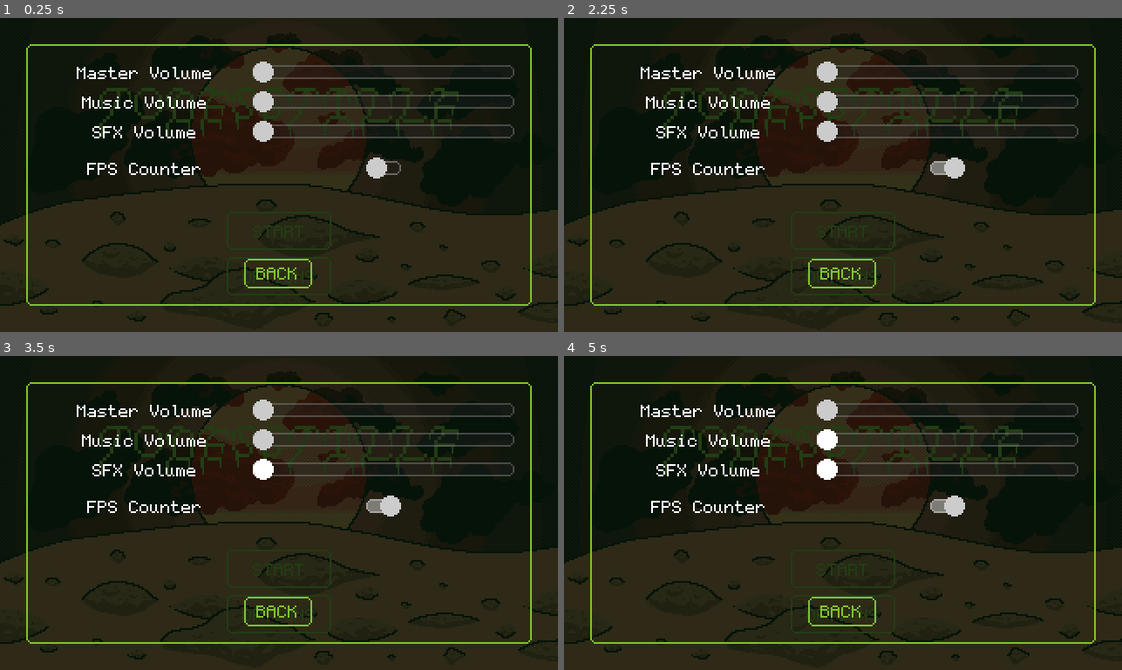
Above: before the commit, frames 1-4 (two rows, left to right).
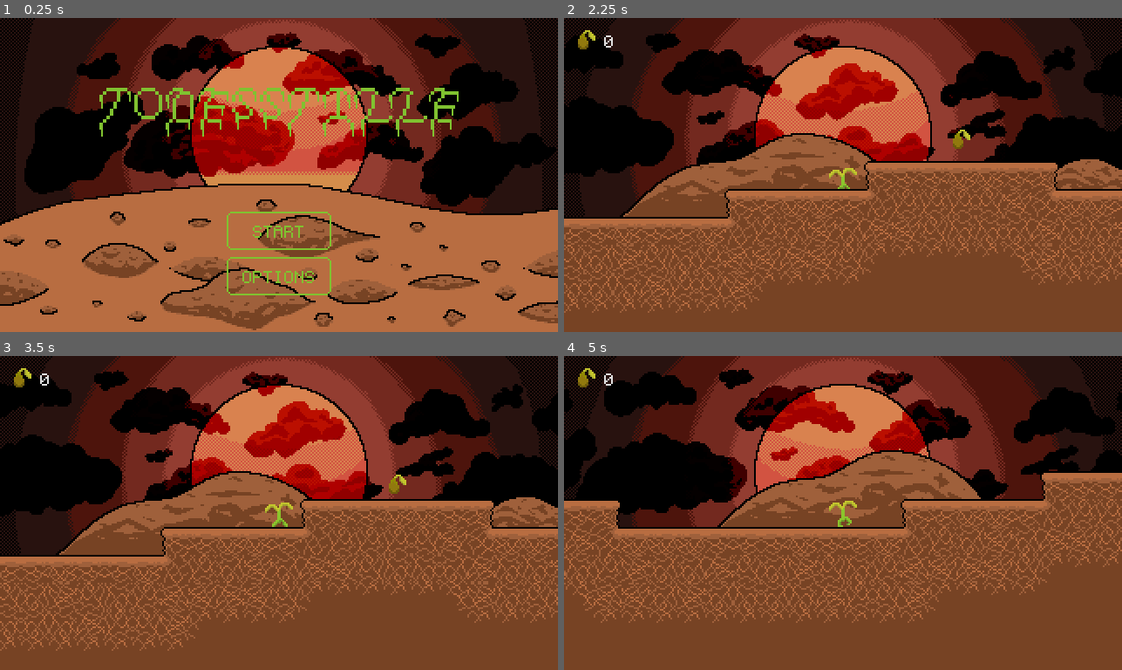
Above: after the commit, the same moments.

Repository: SuperTuxii/Todesstille
Game: Godot game, scene res://scenes/main.tscn
Two runs of this game, one before a commit and one after it. Both use one fixed random seed, a clock stepped at 60 frames per second and the inputs below.
Inputs (mouse positions are in pixels of both pictures, inside the frame that each line leads up to):
- Up to frame 1 (0.25 s): no input
- Up to frame 2 (2.25 s): click (949, 168) at 0.52 s; click "START" at 1.25 s; click "START" (after the commit: "SKIP") at 2 s
- Up to frame 3 (3.5 s): tap Enter at 2.75 s; move the mouse to (401, 497) at 2.77 s; hold Right (right) from 2.78 s (still down); tap Alt at 2.85 s; tap W (up) at 3.02 s
- Up to frame 4 (5 s): move the mouse to (731, 528) at 3.52 s; tap Shift at 3.6 s; tap W (up) at 3.77 s; move the mouse to (898, 443) at 4.27 s; release Right (right) at 4.28 s; hold Left (left) from 4.28 s (still down); tap Alt at 4.35 s

The runs differ from the first frame. In frame 1, 82% of the frame differs, in the area x 0-100%, y 0-100%; in frame 2, 87%; in frame 3, 87%; in frame 4, 88%.

Commit message:
Made the options functional. However the fps counter is not visible after starting the game and generally my code needs some reworking

Diff:
--- a/scenes/main.tscn
+++ b/scenes/main.tscn
@@ -412,6 +412,7 @@
 margin = Vector2(4, 1)
 
 [node name="OptionsMenu" parent="." instance=ExtResource("66_1epgm")]
+visible = false
 material = SubResource("ShaderMaterial_y57op")
 layout_mode = 1
 script = ExtResource("67_152kg")
@@ -434,46 +435,46 @@
 theme_override_constants/v_separation = 5
 columns = 2
 
-[node name="Label" type="Label" parent="OptionsMenu/MarginContainer/VBoxContainer/GridContainer"]
+[node name="MasterLabel" type="Label" parent="OptionsMenu/MarginContainer/VBoxContainer/GridContainer"]
 layout_mode = 2
 size_flags_horizontal = 3
 text = "Master Volume"
 horizontal_alignment = 1
 
-[node name="HSlider" type="HSlider" parent="OptionsMenu/MarginContainer/VBoxContainer/GridContainer"]
+[node name="MasterSlider" type="HSlider" parent="OptionsMenu/MarginContainer/VBoxContainer/GridContainer"]
 custom_minimum_size = Vector2(150, 0)
 layout_mode = 2
 size_flags_horizontal = 8
 
-[node name="Label2" type="Label" parent="OptionsMenu/MarginContainer/VBoxContainer/GridContainer"]
+[node name="MusicLabel" type="Label" parent="OptionsMenu/MarginContainer/VBoxContainer/GridContainer"]
 layout_mode = 2
 size_flags_horizontal = 3
 text = "Music Volume"
 horizontal_alignment = 1
 
-[node name="HSlider2" type="HSlider" parent="OptionsMenu/MarginContainer/VBoxContainer/GridContainer"]
+[node name="MusicSlider" type="HSlider" parent="OptionsMenu/MarginContainer/VBoxContainer/GridContainer"]
 custom_minimum_size = Vector2(150, 0)
 layout_mode = 2
 size_flags_horizontal = 8
 
-[node name="Label3" type="Label" parent="OptionsMenu/MarginContainer/VBoxContainer/GridContainer"]
+[node name="SFXLabel" type="Label" parent="OptionsMenu/MarginContainer/VBoxContainer/GridContainer"]
 layout_mode = 2
 size_flags_horizontal = 3
 text = "SFX Volume"
 horizontal_alignment = 1
 
-[node name="HSlider3" type="HSlider" parent="OptionsMenu/MarginContainer/VBoxContainer/GridContainer"]
+[node name="SFXSlider" type="HSlider" parent="OptionsMenu/MarginContainer/VBoxContainer/GridContainer"]
 custom_minimum_size = Vector2(150, 0)
 layout_mode = 2
 size_flags_horizontal = 8
 
-[node name="Label4" type="Label" parent="OptionsMenu/MarginContainer/VBoxContainer/GridContainer"]
+[node name="FPSLabel" type="Label" parent="OptionsMenu/MarginContainer/VBoxContainer/GridContainer"]
 layout_mode = 2
 size_flags_horizontal = 3
 text = "FPS Counter"
 horizontal_alignment = 1
 
-[node name="CheckButton" type="CheckButton" parent="OptionsMenu/MarginContainer/VBoxContainer/GridContainer"]
+[node name="FPSButton" type="CheckButton" parent="OptionsMenu/MarginContainer/VBoxContainer/GridContainer"]
 layout_mode = 2
 size_flags_horizontal = 4
 
@@ -486,8 +487,24 @@
 text = "BACK"
 margin = Vector2(15, 5)
 
+[node name="FPSCounter" type="Label" parent="."]
+visible = false
+z_index = 1
+layout_mode = 1
+anchors_preset = 5
+anchor_left = 0.5
+anchor_right = 0.5
+offset_left = -20.0
+offset_right = 20.0
+offset_bottom = 12.0
+grow_horizontal = 2
+
 [connection signal="pressed" from="TitleScreen/Buttons/StartButton" to="." method="_on_start_button_pressed"]
 [connection signal="pressed" from="TitleScreen/Buttons/OptionsButton" to="." method="_on_options_button_pressed"]
 [connection signal="animation_finished" from="StartAnimation" to="." method="_on_start_animation_animation_finished"]
 [connection signal="pressed" from="SkipButton" to="." method="_on_skip_button_pressed"]
+[connection signal="value_changed" from="OptionsMenu/MarginContainer/VBoxContainer/GridContainer/MasterSlider" to="OptionsMenu" method="_on_master_slider_value_changed"]
+[connection signal="value_changed" from="OptionsMenu/MarginContainer/VBoxContainer/GridContainer/MusicSlider" to="OptionsMenu" method="_on_music_slider_value_changed"]
+[connection signal="value_changed" from="OptionsMenu/MarginContainer/VBoxContainer/GridContainer/SFXSlider" to="OptionsMenu" method="_on_sfx_slider_value_changed"]
+[connection signal="toggled" from="OptionsMenu/MarginContainer/VBoxContainer/GridContainer/FPSButton" to="OptionsMenu" method="_on_fps_button_toggled"]
 [connection signal="pressed" from="OptionsMenu/MarginContainer/VBoxContainer/BackButton" to="OptionsMenu" method="_on_back_button_pressed"]
--- a/scripts/options_menu.gd
+++ b/scripts/options_menu.gd
@@ -1,5 +1,7 @@
 @tool
 class_name OptionsMenu extends StyledPanel
+
+var fps_counter_shown: bool = false
 
 func _ready() -> void:
 	super._ready()
@@ -7,6 +9,22 @@
 func _process(_delta: float) -> void:
 	if Input.is_action_just_pressed("ui_cancel"):
 		visible = false
+	if fps_counter_shown:
+		$"../FPSCounter".text = "FPS: " + str(Engine.get_frames_per_second())
 
 func _on_back_button_pressed() -> void:
 	visible = !visible
+
+
+func _on_master_slider_value_changed(value: float) -> void:
+	AudioServer.set_bus_volume_linear(AudioServer.get_bus_index("Master"), value)
+
+func _on_music_slider_value_changed(value: float) -> void:
+	AudioServer.set_bus_volume_linear(AudioServer.get_bus_index("Music"), value)
+
+func _on_sfx_slider_value_changed(value: float) -> void:
+	AudioServer.set_bus_volume_linear(AudioServer.get_bus_index("SFX"), value)
+
+func _on_fps_button_toggled(toggled_on: bool) -> void:
+	fps_counter_shown = toggled_on
+	$"../FPSCounter".visible = toggled_on
